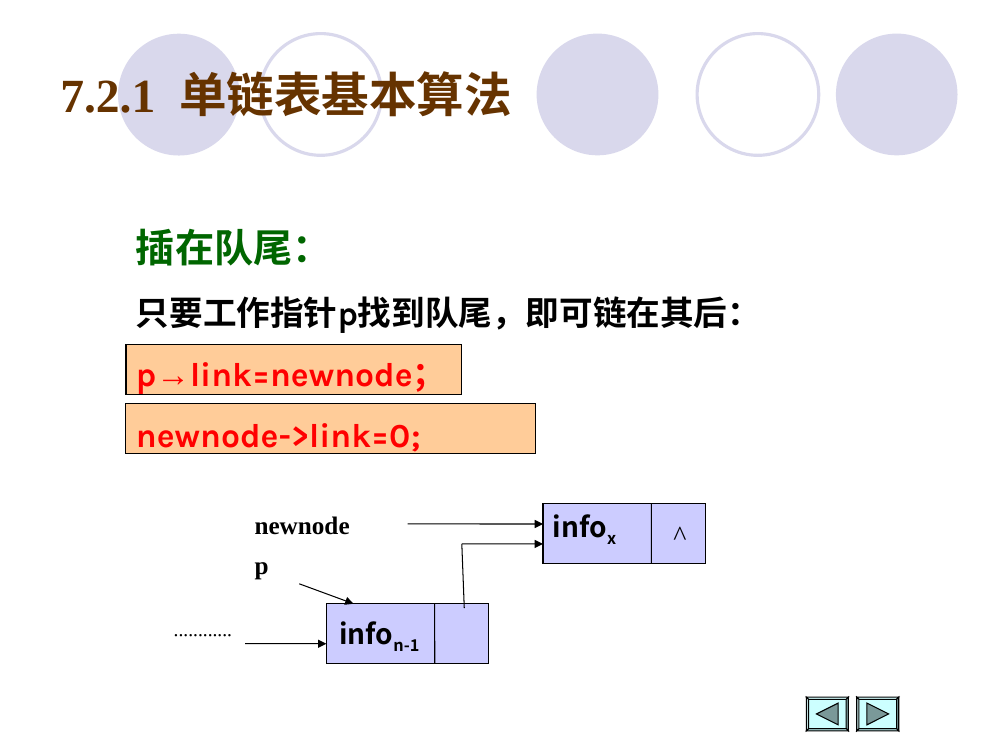
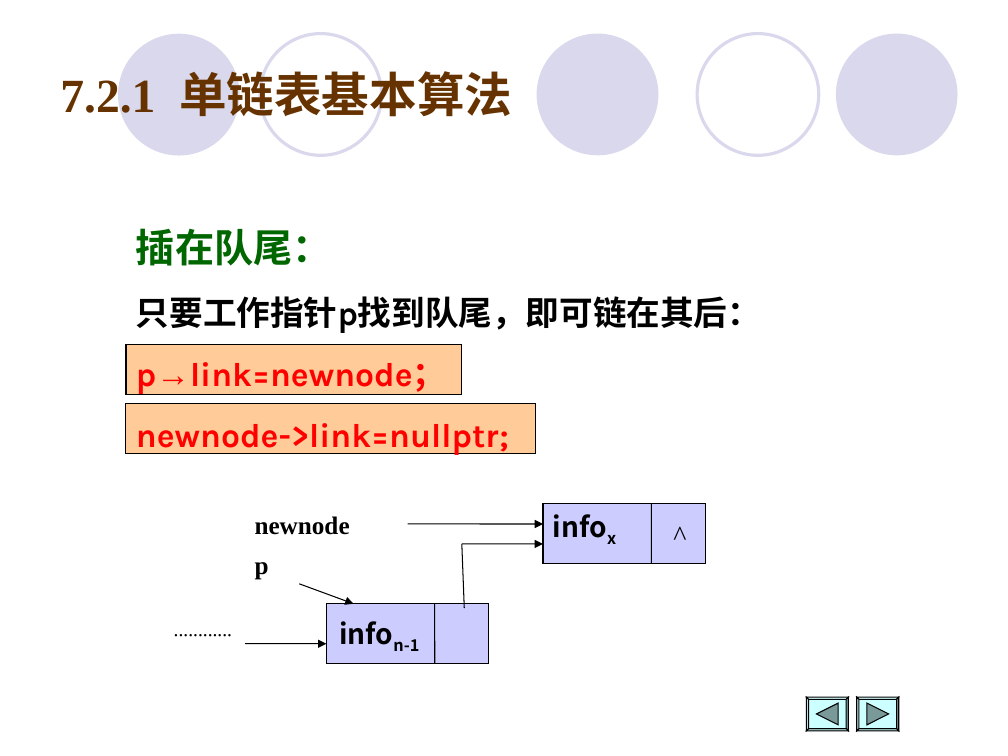
Before and after one commit to Changhe160/Changhe160.github.io, a slide deck: slide 33 of teachingRes/Cplusplus/unit07动态内存分配与数据结构.ppt (slide 32 before the commit). Drawn at 1008x756 pixels with LibreOffice and Linux fonts; fonts in the diff are those of the drawing. Boxes give left, top, right and bottom in pixels: in the first picture for what was removed or moved away, otherwise in the second. Text is boxed around its words. In the diff, an @@ line names an element or a change of style, - is before the commit and + after.

```diff
--- a/teachingRes/Cplusplus/unit07动态内存分配与数据结构.ppt
+++ b/teachingRes/Cplusplus/unit07动态内存分配与数据结构.ppt
@@ text at bbox=[136, 423, 509, 456]: text changed @@
-newnode->link=0;
+newnode->link=nullptr;
```
Also in this commit, not shown: 25 other slides changed, 1 slide added.
